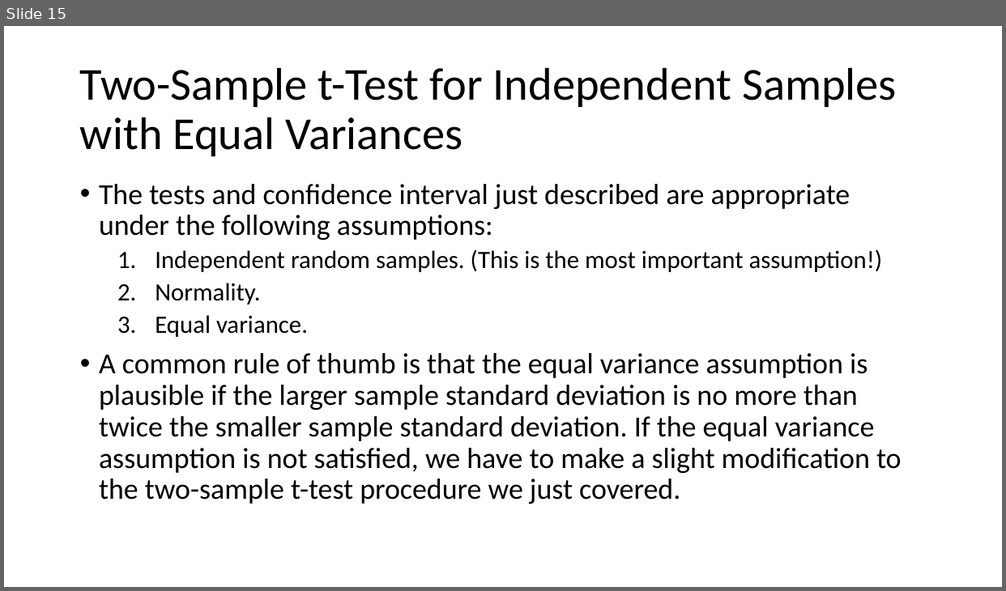
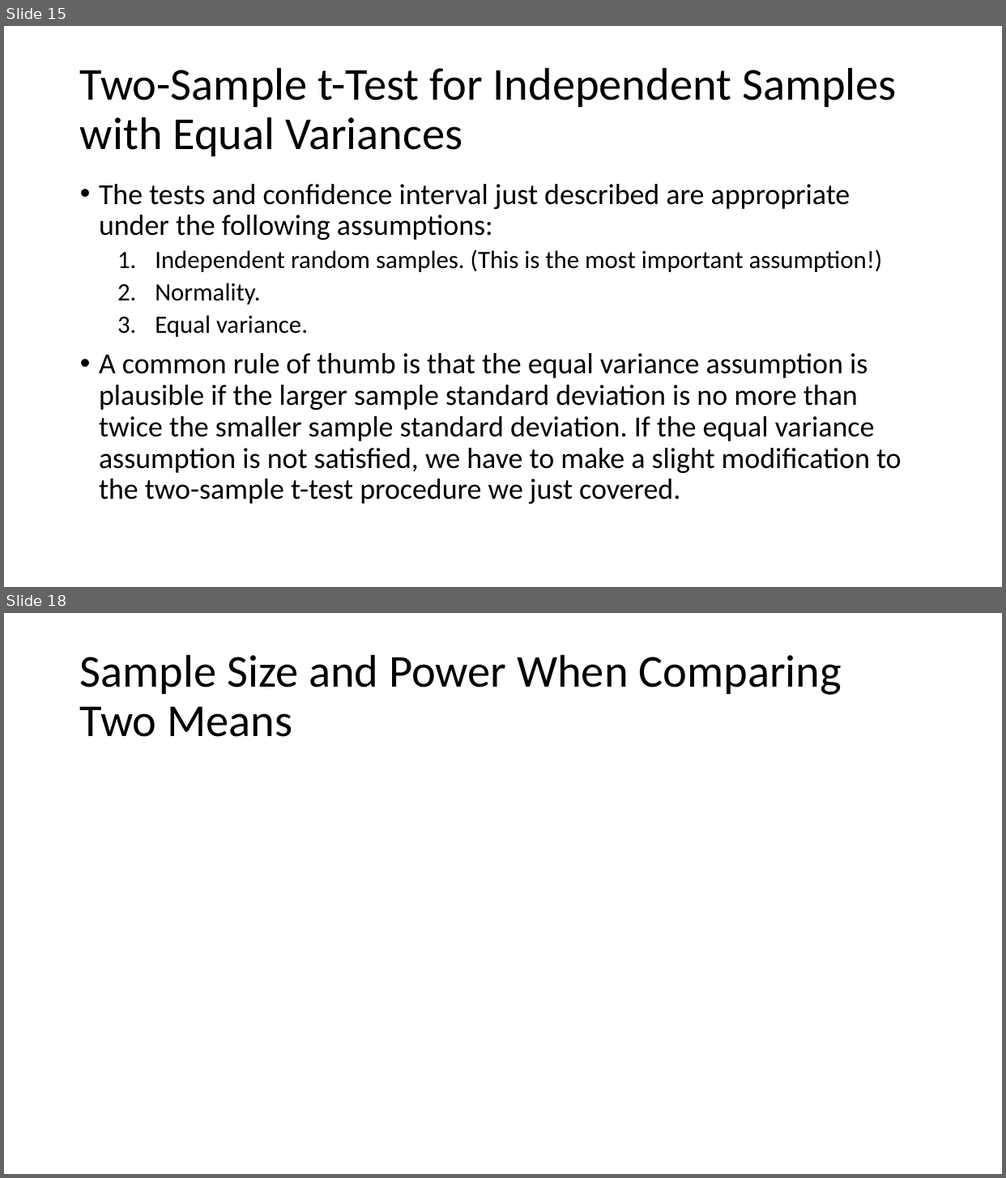
Before and after one commit to bgreenwell/STT6300, a slide deck: Slides/STT 6300 - Chapter 7.pptx. Shown one above the other, each under a label of ours: slide 15 before the commit, slides 15 and 18 after it; the slides between them are not shown. The pictures are 1006x591 and 1006x1178 pixels, drawn with LibreOffice and Linux fonts; fonts in the diff are those of the drawing; grey boxes stand for pictures. Boxes give left, top, right and bottom in pixels: in the first picture for what was removed or moved away, otherwise in the second. Text is boxed around its words. In the diff, an @@ line names an element or a change of style, - is before the commit and + after.

```diff
--- a/Slides/STT 6300 - Chapter 7.pptx
+++ b/Slides/STT 6300 - Chapter 7.pptx
@@ slide 18 added at box(4, 613, 1002, 1174), background #FFFFFF @@
@@ title added at box(80, 654, 841, 737), 44 pt, text #000000 @@
+Sample Size and Power When Comparing Two Means
```
Also in this commit, not shown: 2 slides changed, 9 other slides added, 1 other file.
